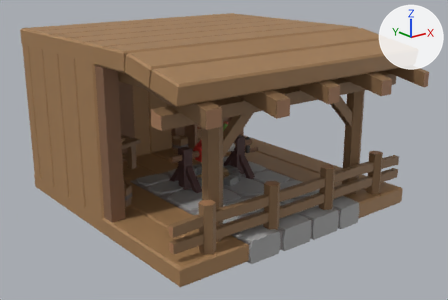
The FBX model Assets/3DModels/Buildings/Crafting/Kitchen/Lvl_02/Kitchen_Lvl_02_Straight_Left.fbx as it was, and as the next commit left it.
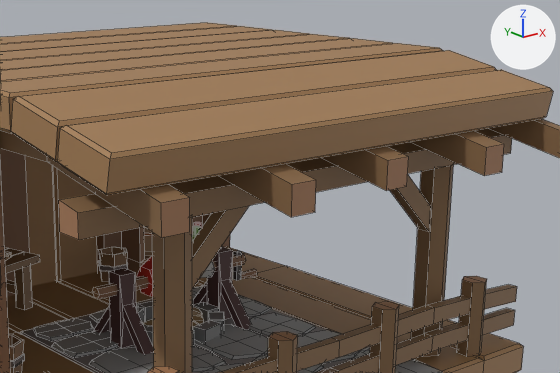
Old and new are each drawn whole from a 50 mm camera at (-10.86, -14.13, 7.02) aimed at (-0.02, -0.58, 1.6) and again close up on the part from 27% to 94% of the width and 0% to 68% of the height. The lights are fixed; the arrows at upper right show +X, +Y and +Z. The last two pictures show the newer version. The close-ups show mesh edges as thin lines. Where no turn or scale is listed for an object, it has been applied to the vertices. Vertices at exactly the same position are counted once.

Script lines for the objects in view, before the commit:
```python
me_cube_029 = bpy.data.meshes.new('Cube.029')
me_cube_029.from_pydata(...)  # 2010 vertices, 1599 faces; spans x -4.0..4.0, y -4.5..4.0, z -0.05..5.0
me_cube_029.materials.append(mat_palette)  # picture img_palettetexture_png
ob_kitchen_lvl_02_straight_left = bpy.data.objects.new('Kitchen_Lvl_02_Straight_Left', me_cube_029)
ob_kitchen_lvl_02_straight_left.location = (0.0, 0.0, 0.0)
```
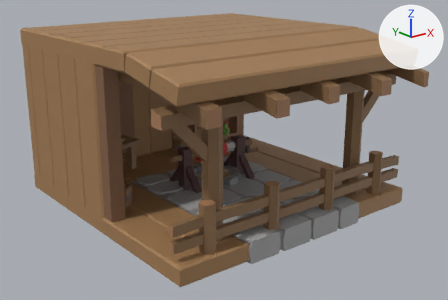
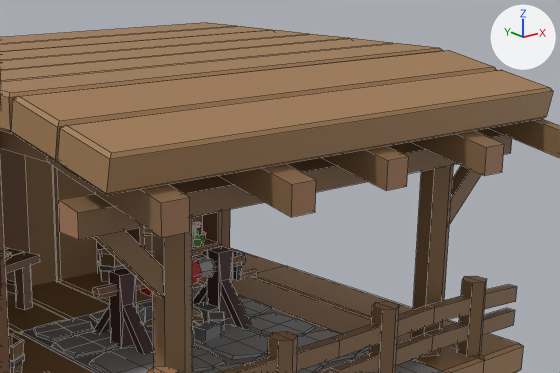
What the commit changed:
me_cube_029 has 2010 vertices, 1599 faces and spans x -4.0..4.0, y -4.5..4.0, z -0.05..5.0.
me_cube_029 is used by ob_kitchen_lvl_02_straight_left; location (0.0, 0.0, 0.0).
me_cube_029 part 1: the loose piece of 8 vertices spanning x -2.28..-1.28, y -3.35..-3.15, z 2.5..3.5 is turned -180 degrees about the z axis through its middle, then moved by (-1.43, 0.0, 0.0).
me_cube_029 part 2: the loose piece of 8 vertices spanning x 1.28..2.28, y -3.35..-3.15, z 2.5..3.5 is turned 180 degrees about the z axis through its middle, then moved by (1.43, 0.0, 0.0).

Pixel boxes [x1, y1, x2, y2] of what changed, in the close-ups (560 x 373 px; the box of a moved part takes in the faces that stretch with it):
part 1 of me_cube_029, moved or reshaped: before [192, 205, 250, 289]; after [93, 230, 164, 298]
part 2 of me_cube_029, moved or reshaped: before [390, 175, 431, 232]; after [449, 166, 481, 225]
